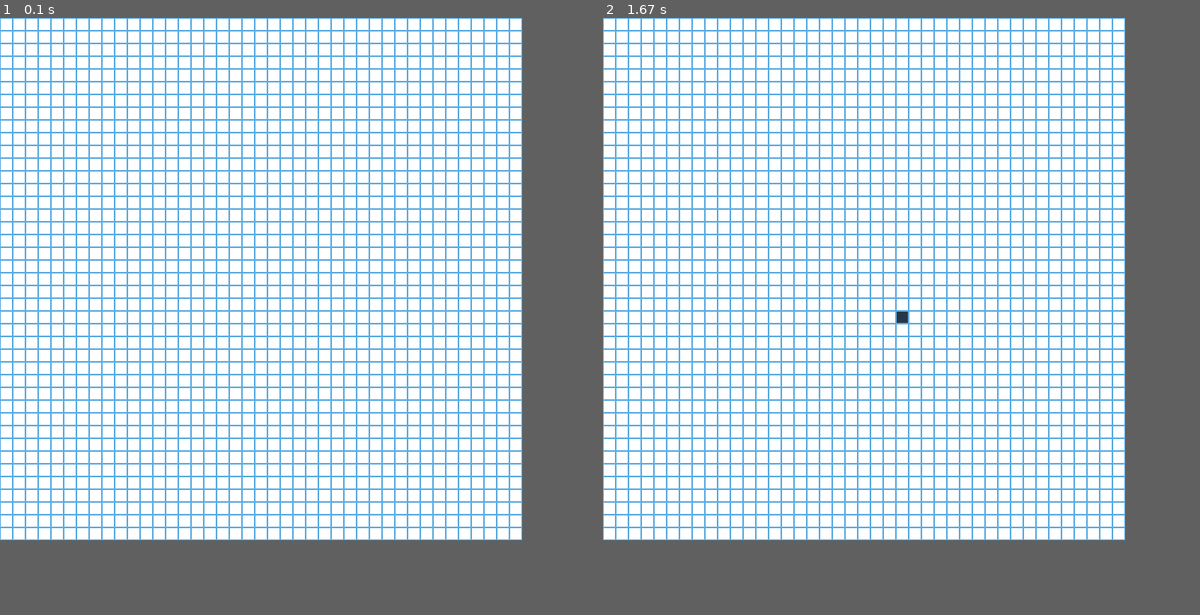
Above: before the commit, frames 1-2 (left to right).
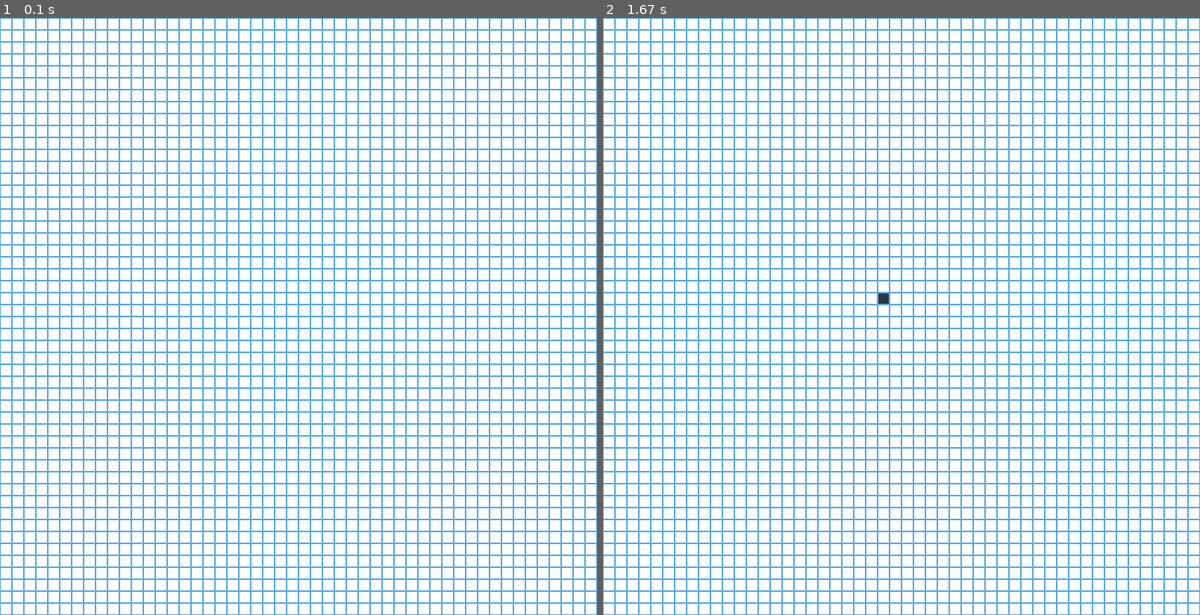
Above: after the commit, the same moments.

Repository: legitbeep/PathFinder-GUI
Game: pygame game, started from mainPygame.py
Two runs of this game, one before a commit and one after it. Both use one fixed random seed, a clock stepped at 60 frames per second and the inputs below.
Inputs (mouse positions are in pixels of both pictures, inside the frame that each line leads up to):
- Up to frame 1 (0.1 s): no input
- Up to frame 2 (1.67 s): click (901, 316) at 0.38 s
In our replay, the window is 656x656 before the commit and 750x750 after it. These sizes can differ from the game's own. Grey fills any space a smaller window leaves; there, only what the larger window draws over its background counts as a difference.

The runs differ from the first frame. In frame 1, 34% of the frame differs, in the area x 0-100%, y 0-100%; in frame 2, 34%.

Commit message:
MAKE GUI of the random maze matrix

Diff:
--- a/main.py
+++ b/main.py
@@ -1,6 +1,10 @@
 from menu import *
 from mainPygame import *
 from random_maze import *
+from tilesHandler import *
+
+SIZE = 50
+TSIZE = 15
 
 algo = { 1 : "A*",
 		 2 : "Djikstra",
@@ -9,13 +13,18 @@
 
 obj = Menu()
 obj.createMenu()
+maze = []
 
 if not obj.randomMaze  :
 	maze = Maze()
 else:
-	randomMazeObj = RandomMaze()
+	randomMazeObj = RandomMaze(SIZE)
 	maze = randomMazeObj.randomMaze()
-	for m in maze :
-		for c in m :
-			print(c,end= ' ')
-		print()
+
+root = Tk()
+
+c = Canvas(root,width = SIZE*TSIZE, height= SIZE*TSIZE,bd=0,highlightthickness=0)
+obj = Display(c,SIZE,TSIZE,maze)
+c.pack()
+
+root.mainloop()
--- a/mainPygame.py
+++ b/mainPygame.py
@@ -3,7 +3,7 @@
 import pygame
 from pygame.locals import *
 
-scale = 41
+scale = 50
 WINSIZE = (Cell.w * scale, Cell.h * scale)
 graph = []
 
@@ -41,7 +41,7 @@
     os.environ['SDL_VIDEO_WINDOW_POS'] = '{}, {}'.format(scr_inf.current_w // 2 - WINSIZE[0] // 2,
                                                          scr_inf.current_h // 2 - WINSIZE[1] // 2)
     screen = pygame.display.set_mode(WINSIZE)
-    pygame.display.set_caption('harsh shit')
+    pygame.display.set_caption('PathFinder-GUI')
     screen.fill((0, 0, 0))
 
     clock = pygame.time.Clock()
--- a/maze.py
+++ b/maze.py
@@ -8,7 +8,7 @@
 cellstatus = lambda x: on if x else off
 
 class Cell(pygame.sprite.Sprite):
-    w, h = 16, 16
+    w, h = 15, 15
     status = 0
     reset = True
 
--- a/random_maze.py
+++ b/random_maze.py
@@ -1,11 +1,16 @@
 import random
 
-SIZE = 10
-ON = '.'
-OFF = '#'
-START = 'S'
-END = 'E'
 class RandomMaze:
+
+	def __init__(self,SIZE):
+		self.SIZE = SIZE
+		self.ON = '.'
+		self.OFF = '#'
+		self.START = 'S'
+		self.END = 'E'
+		self.start = None
+		self.end = None
+
 	def check_neighbours( self, maze , cur ):
 		x,y = cur
 
@@ -17,7 +22,7 @@
 		valid = []
 		for coord in coords :
 			i , j = coord
-			if i < 0 or j < 0 or i >= SIZE or j >= SIZE or maze[i][j] == ON :
+			if i < 0 or j < 0 or i >= self.SIZE or j >= self.SIZE or maze[i][j] == self.ON :
 				pass
 			else :
 				valid.append(coord)
@@ -27,11 +32,11 @@
 
 	def randomMaze(self):
 
-		maze = [ [OFF for _ in range(SIZE)] for _ in range(SIZE) ]
-		x,y = random.randint(0,SIZE-1),random.randint(0,SIZE-1)
+		maze = [ [self.OFF for _ in range(self.SIZE)] for _ in range(self.SIZE) ]
+		x,y = random.randint(0,self.SIZE-1),random.randint(0,self.SIZE-1)
 		startx = x
 		starty = y
-		maze[x][y] = START
+		maze[x][y] = self.START
 		stack = [ (x,y) ]
 
 		maxDist,endx,endy = 0,0,0
@@ -49,19 +54,20 @@
 					maxDist = curDist
 					endx = i
 					endy = j
-				maze[i][j] = ON
+				maze[i][j] = self.ON
 				if i == x :
 					if j == y+2 :
-						maze[x][y+1] = ON
+						maze[x][y+1] = self.ON
 					else :
-						maze[x][y-1] = ON
+						maze[x][y-1] = self.ON
 				elif j == y :
 					if i == x+2:
-						maze[x+1][y] = ON
+						maze[x+1][y] = self.ON
 					else :
-						maze[x-1][y] = ON
+						maze[x-1][y] = self.ON
 				stack.append(valid[choose])
-		maze[startx][starty] = START
-		maze[endx][endy] = END
-		print(maxDist)
+		maze[startx][starty] = self.START
+		maze[endx][endy] = self.END
+		self.start = (startx,starty)
+		self.end = (endx,endy)
 		return maze
--- a/test.py
+++ /dev/null
@@ -1,14 +0,0 @@
-import numpy as np
-
-a = np.array(( [1,2,3],[4,5,6] ))
-b = np.resize(a,(3,2))
-print(a.shape)
-print(a)
-print(b)
-
-b = np.arrange(10,10,20)
-print(b)
-print(b.ndim)
-b = np.arrange(20)
-print(b)
-b = b.reshape(2,2,5)
--- /dev/null
+++ b/tile.py
@@ -0,0 +1,33 @@
+class Tile :
+
+	def __init__(self,r,c,tsize,maze):
+
+		self.neighbours = []
+		self.visited = False
+
+		self.val = maze[r][c]
+		self.x = r
+		self.y = c
+
+		self.x1 = self.x * tsize
+		self.x2 = self.x1 + tsize
+		self.y1 = self.y * tsize
+		self.y2 = self.y1 + tsize
+
+		self.colors = { "S" : "#4EFF00",
+					   "E" : "#FF395D" ,
+					   "." : "white",
+					   "#" : "#223749"}
+		self.visitedColors = { "S" : "#4EFF00",
+							   "E" : "#FFA200" ,
+							   "." : "#00FF86" ,
+							   "#" : "#0099FF"}
+
+		self.color = self.colors[ maze[r][c] ]
+		self.visitedColor = self.visitedColors[ maze[r][c] ]
+
+	def visited(self):
+		if maze[x][y] != 'S' and maze[x][y] != 'E' :
+			pass
+		else :
+			self.visited = True
--- /dev/null
+++ b/tilesHandler.py
@@ -0,0 +1,101 @@
+from tile import Tile
+
+class Display():
+
+	def __init__(self,canvas,SIZE,TSIZE,maze):
+
+		self.size = SIZE
+		self.tsize = TSIZE
+
+		self.maze = maze
+		self.canvas = canvas
+		self.tiles= {}
+		self.listTiles = []
+		self.start = None
+		self.end = None
+
+		self.fillTiles()
+		self.fillNeighbours()
+		self.displayMaze()
+
+	def fillTiles(self):
+
+		for r in range(self.size):
+			for c in range(self.size):
+				t = Tile(r,c,self.tsize,self.maze)
+				if self.maze[r][c] == 'S':
+					self.start = t
+				if self.maze[r][c] == 'E':
+					self.end = t
+
+				self.tiles[r,c] = t
+				self.listTiles.append(t)
+
+	def fillNeighbours(self):
+
+		for coord , tile in self.tiles.items():
+			x,y = coord
+
+			# Top left corner :
+			if x == 0 and y == 0:
+				self.add_neighbours(tile, self.tiles[x+1, y])       # Under
+				self.add_neighbours(tile, self.tiles[x, y+1])       # Right
+
+			elif x == 0 and y == self.size - 1 :
+				self.add_neighbours(tile, self.tiles[x, y-1])       # Left
+				self.add_neighbours(tile, self.tiles[x+1, y])       # Under
+
+			elif x == self.size-1 and y == 0:
+				self.add_neighbours(tile, self.tiles[x - 1, y])     # Over
+				self.add_neighbours(tile, self.tiles[x, y + 1])     # Right
+
+			elif x == self.size-1 and y == self.size-1:
+				self.add_neighbours(tile, self.tiles[x - 1, y])     # Over
+				self.add_neighbours(tile, self.tiles[x, y - 1])     # Left
+
+			elif x == 0:
+				self.add_neighbours(tile, self.tiles[x + 1, y])     # Under
+				self.add_neighbours(tile, self.tiles[x, y + 1])     # Right
+				self.add_neighbours(tile, self.tiles[x, y - 1])	    # Left
+
+			elif y == self.size-1:
+				self.add_neighbours(tile, self.tiles[x + 1, y])     # Under
+				self.add_neighbours(tile, self.tiles[x - 1, y])     # Over
+				self.add_neighbours(tile, self.tiles[x, y - 1])     # Left
+
+			elif x == self.size-1:
+				self.add_neighbours(tile, self.tiles[x - 1, y])     # Over
+				self.add_neighbours(tile, self.tiles[x, y - 1])     # Left
+				self.add_neighbours(tile, self.tiles[x, y + 1])     # Right
+
+			# Left border
+			elif y == 0:
+				self.add_neighbours(tile, self.tiles[x - 1, y])     # Over
+				self.add_neighbours(tile, self.tiles[x + 1, y])     # Under
+				self.add_neighbours(tile, self.tiles[x, y + 1])     # Right
+
+			# Elsewhere in the maze.
+			else:
+				self.add_neighbours(tile, self.tiles[x - 1, y])     # Over
+				self.add_neighbours(tile, self.tiles[x + 1, y])     # Under
+				self.add_neighbours(tile, self.tiles[x, y + 1])     # Right
+				self.add_neighbours(tile, self.tiles[x, y - 1])     # Left
+
+	def add_neighbours(self, tile1,tile2):
+
+		if tile2.val != '#':
+			if tile2 not in tile1.neighbours:
+				tile1.neighbours.append(tile2)
+		if tile1.val != '#':
+			if tile1 not in tile2.neighbours:
+				tile2.neighbours.append(tile1)
+
+	def displayMaze(self):
+		for r in range(self.size):
+			for c in range(self.size):
+				t = self.tiles[r,c]
+				self.displayTile(t,t.color,"#38B8BB")
+
+	def displayTile(self,tile,color,outline):
+		self.canvas.create_rectangle(tile.x1, tile.y1, tile.x2, tile.y2, fill = color , outline=outline)
+		self.canvas.update()
